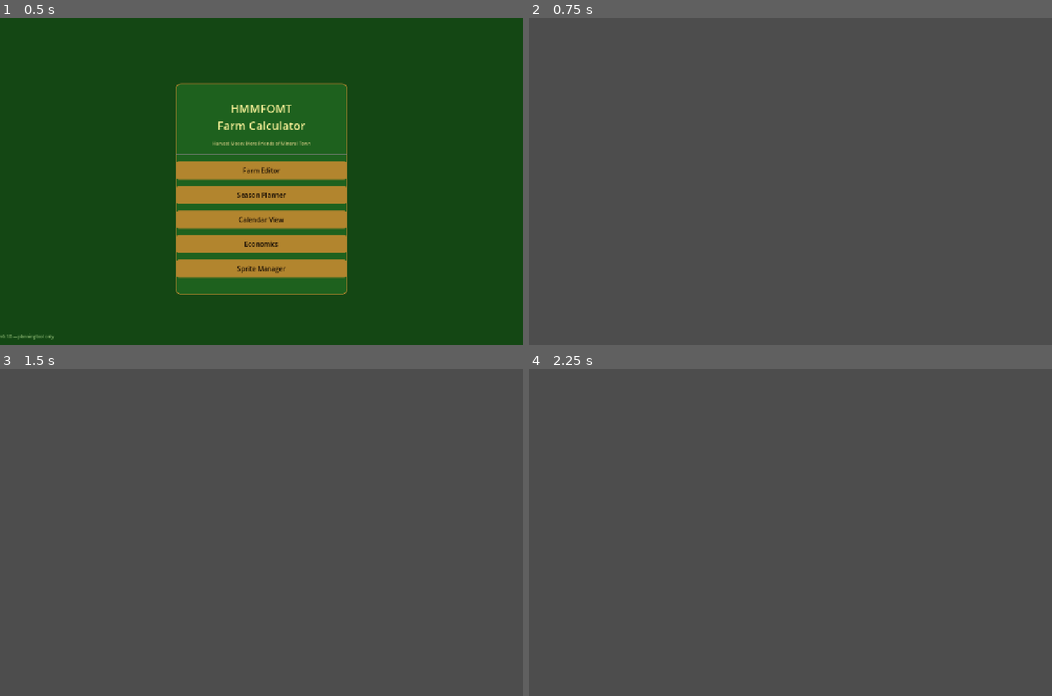
Above: before the commit, frames 1-4 (two rows, left to right).
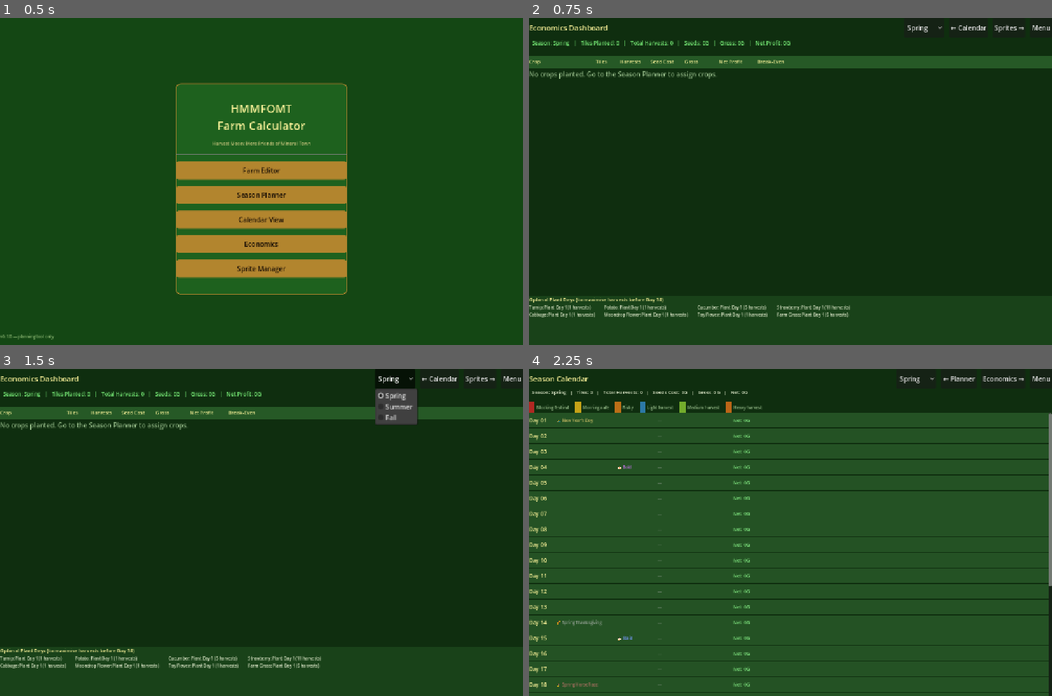
Above: after the commit, the same moments.

Repository: Atledbet11/hmmfomt-calculator
Game: Godot game, scene res://scenes/main_menu.tscn
Two runs of this game, one before a commit and one after it. Both use one fixed random seed, a clock stepped at 60 frames per second and the inputs below.
Inputs (mouse positions are in pixels of both pictures, inside the frame that each line leads up to):
- Up to frame 1 (0.5 s): no input
- Up to frame 2 (0.75 s): click "Economics" at 0.5 s
- Up to frame 3 (1.5 s): click (397, 378) at 1.25 s, where only the run after the commit has a clickable "Spring"
- Up to frame 4 (2.25 s): click (968, 378) at 2 s, where only the run after the commit has a clickable "← Calendar"

Frame 1 is identical in both runs. In frame 2, 100% of the frame differs, in the area x 0-100%, y 0-100%; in frame 3, 99%; in frame 4, 100%.
Error before the commit: Parse Error: Cannot infer the type of "info" variable because the value doesn't have a set type. (res://scripts/economics_panel.gd:233)

Commit message:
Fix type inference on dict index in economics_panel
Co-Authored-By: Claude Sonnet 4.6 <noreply@anthropic.com>

Diff:
--- a/scripts/economics_panel.gd
+++ b/scripts/economics_panel.gd
@@ -230,7 +230,7 @@
 	vbox.add_child(grid)
 
 	for crop_id in optimal:
-		var info := optimal[crop_id]
+		var info: Dictionary = optimal[crop_id]
 		var cname: String = season_crops.get(crop_id, {}).get("name", crop_id)
 		var lbl := Label.new()
 		lbl.text = "%s: Plant Day %d (%d harvests)" % [cname, info.plant_day, info.harvest_count]
